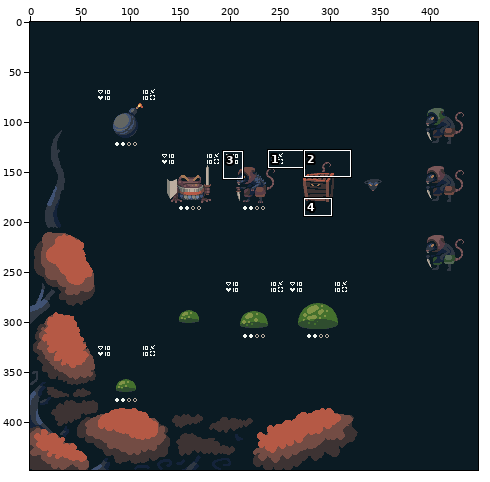
Pixel-art file, stored at Assets/Graphics/mockup v3.aseprite. Above, an overview of the earlier version with the close-up marked.
Close-up. First the earlier version:
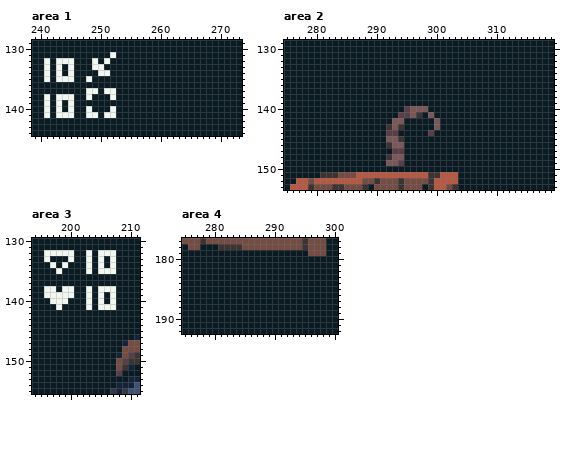
448x448 pixels, 1 frame. Colours within 5 levels of each other are drawn and written as one. Shown: area 1: x 239..273, y 129..144; area 2: x 275..319, y 129..153; area 3: x 194..211, y 130..155; area 4: x 275..300, y 177..192. The commit also changed other parts of the picture, which this record leaves out.
After the commit:
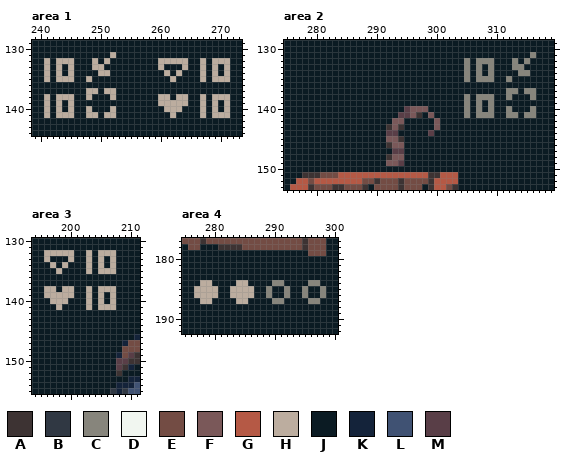
Palette (. is transparent): A #3d3333  B #303843  C #87857c  D #f1f6f0  E #734c44  F #7a5859  G #b55945  H #bcad9f  J #0b1b23  K #14233a  L #405273  M #593e47
Changes in this commit:
layer "Layer 1 Copy" now hidden
Changed rows in their new state; - is an unchanged pixel.
Area 1, layer "ui":
first column x 241:
131 -----------H-------------------
132 H-HHH---H-H--------HHHHH--H-HHH
133 H-H-H---HH---------H---H--H-H-H
134 H-H-H----HH---------H-H---H-H-H
135 H-HHH--H-------------H----H-HHH
137 -------HH-HH-------------------
138 H-HHH--H---H-------HH-HH--H-HHH
139 H-H-H--------------HHHHH--H-H-H
140 H-H-H--H---H--------HHH---H-H-H
141 H-HHH--HH-HH---------H----H-HHH
Area 2, layers "ui", "rats":
first column x 305:
131 -----------C
132 C-CCC---C-C-
133 C-C-C---CC--
134 C-C-C----CC-
135 C-CCC--C----
137 -------CC-CC
138 C-CCC--C---C
139 C-C-C-------
140 C-C-C--C---C
141 C-CCC--CC-CC
first column x 278:
151 AAAEEEGGG
Area 3, layers "ui", "rats":
first column x 196:
132 HHHHH--H-HHH
133 H---H--H-H-H
134 -H-H---H-H-H
135 --H----H-HHH
138 HH-HH--H-HHH
139 HHHHH--H-H-H
140 -HHH---H-H-H
141 --H----H-HHH
first column x 208:
150 M
151 M
152 A
Area 4, layer "ui":
first column x 277:
184 -HH----HH----CC----CC-
185 HHHH--HHHH--C--C--C--C
186 HHHH--HHHH--C--C--C--C
187 -HH----HH----CC----CC-
